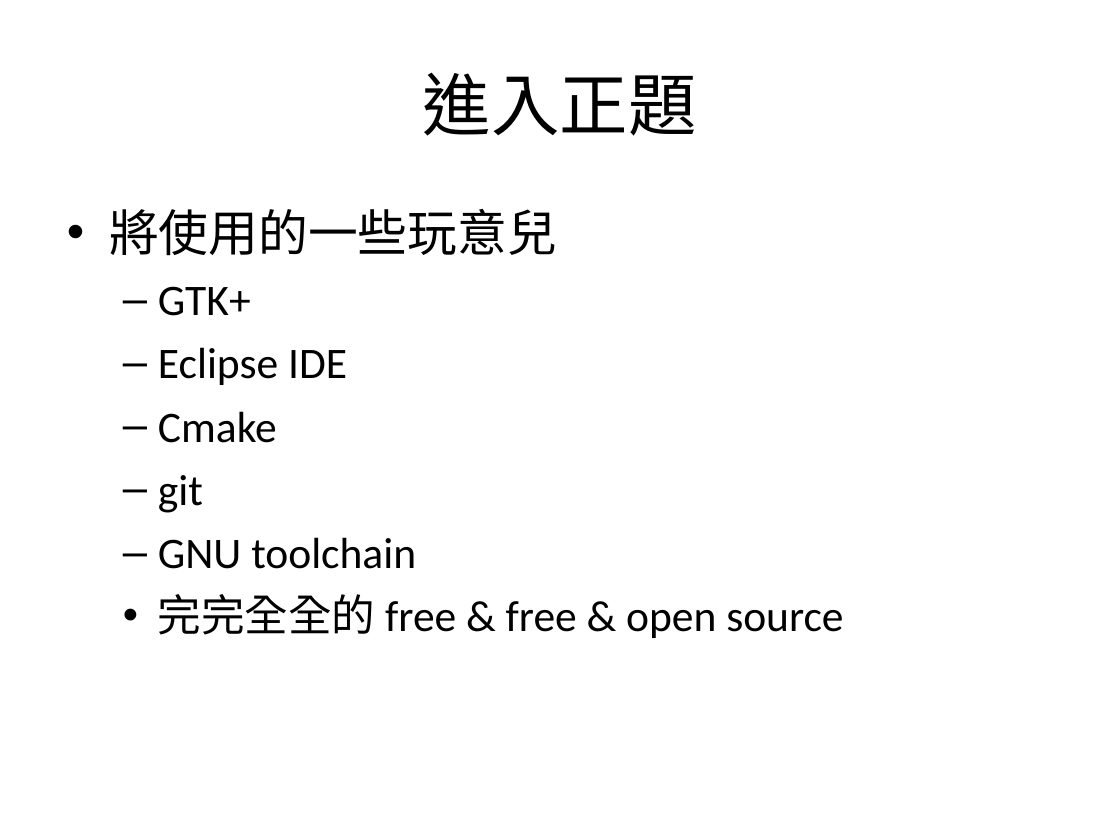
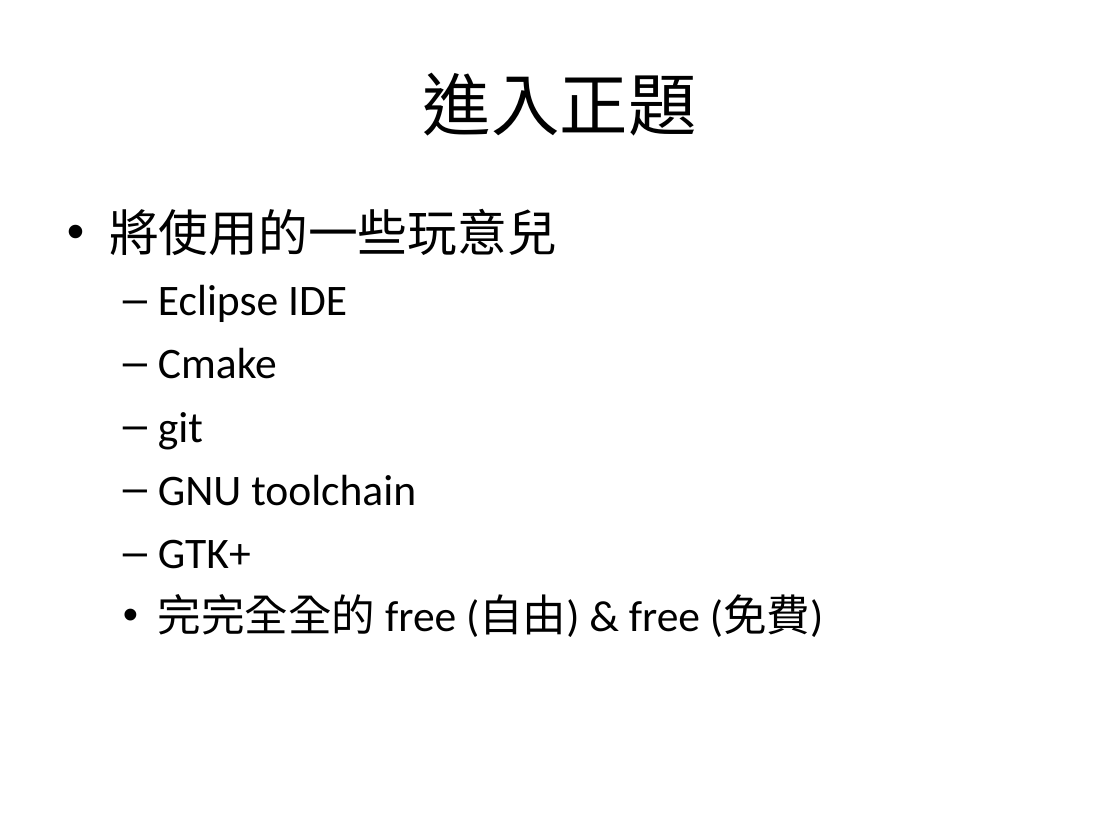
Before and after one commit to jayska/Programming, a slide deck: slide 7 of Slides/ProgFun.ppt. Drawn at 1120x840 pixels with LibreOffice and Linux fonts; fonts in the diff are those of the drawing. Boxes give left, top, right and bottom in pixels: in the first picture for what was removed or moved away, otherwise in the second. Text is boxed around its words. In the diff, an @@ line names an element or a change of style, - is before the commit and + after.

```diff
--- a/Slides/ProgFun.ppt
+++ b/Slides/ProgFun.ppt
@@ text at [158,286,251,316]: paragraph removed @@
-  – GTK+
@@ text at [158,539,823,637]: text changed @@
-  • 完完全全的 free & free & open source
+  – GTK+
+  • 完完全全的 free (自由) & free (免費)
```
Also in this commit, not shown: 6 other slides changed, 16 slides added, 2 slides removed.
